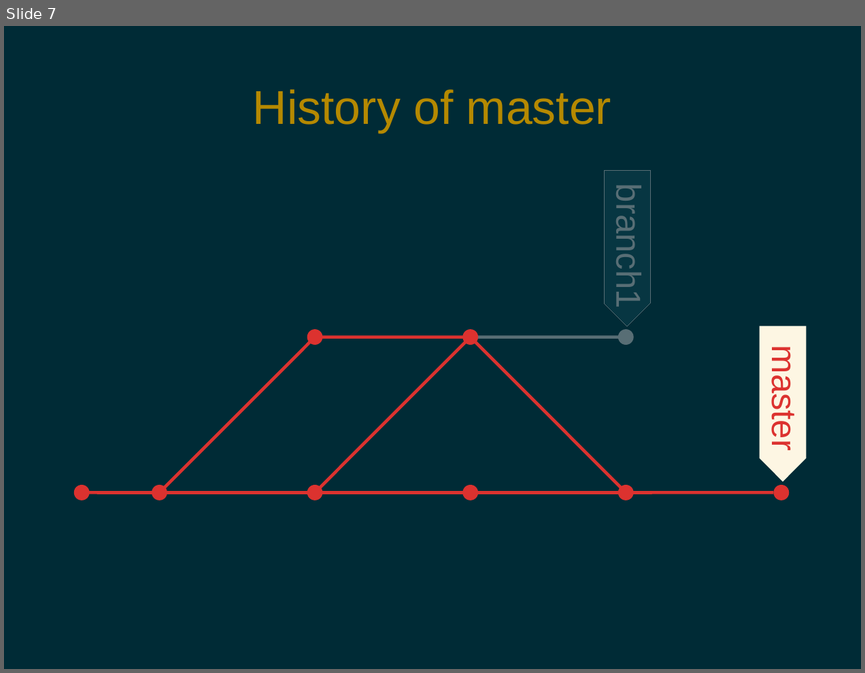
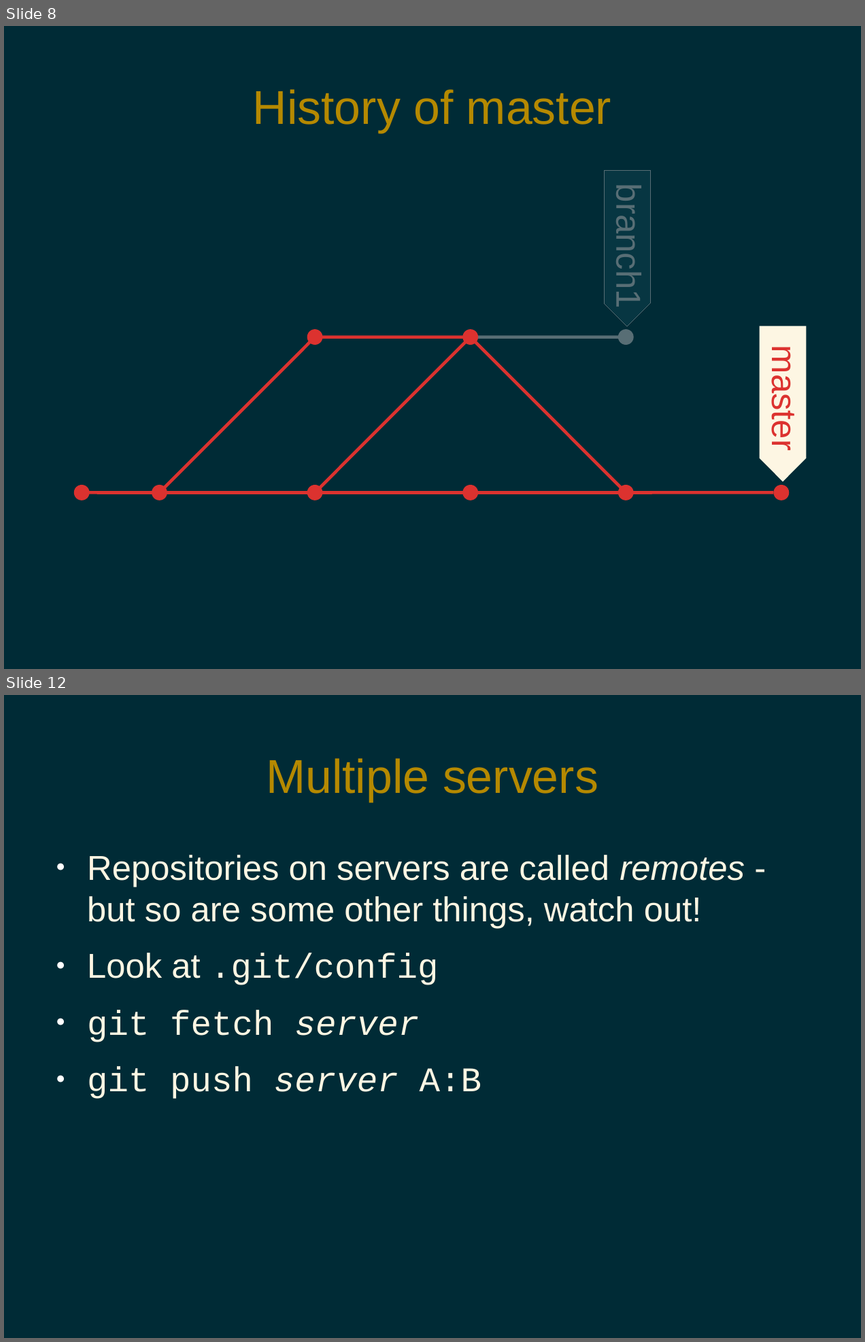
Before and after one commit to pdg137/gitpres, a slide deck: advanced.odp. Shown one above the other, each under a label of ours: slide 7 before the commit, slides 8 and 12 after it; the slides between them are not shown. The pictures are 865x673 and 865x1342 pixels, drawn with LibreOffice and Linux fonts; fonts in the diff are those of the drawing. Boxes give left, top, right and bottom in pixels: in the first picture for what was removed or moved away, otherwise in the second. Text is boxed around its words. In the diff, an @@ line names an element or a change of style, - is before the commit and + after.

```diff
--- a/advanced.odp
+++ b/advanced.odp
@@ slide 12 added at (x1=4, y1=695, x2=861, y2=1338), background #002B36 @@
@@ title added at (x1=266, y1=758, x2=598, y2=802), 44 pt, text #B58900 @@
+Multiple servers
@@ text added at (x1=87, y1=855, x2=745, y2=1099), 32 pt, text #FDF6E3 @@
+● Repositories on servers are called remotes - but so are some other things, watch out!
+● Look at .git/config
+● git fetch server
+● git push server A:B
@@ what was slide 7 is now slide 8 @@
```
Also in this commit, not shown: 2 slides changed, 7 other slides added.
